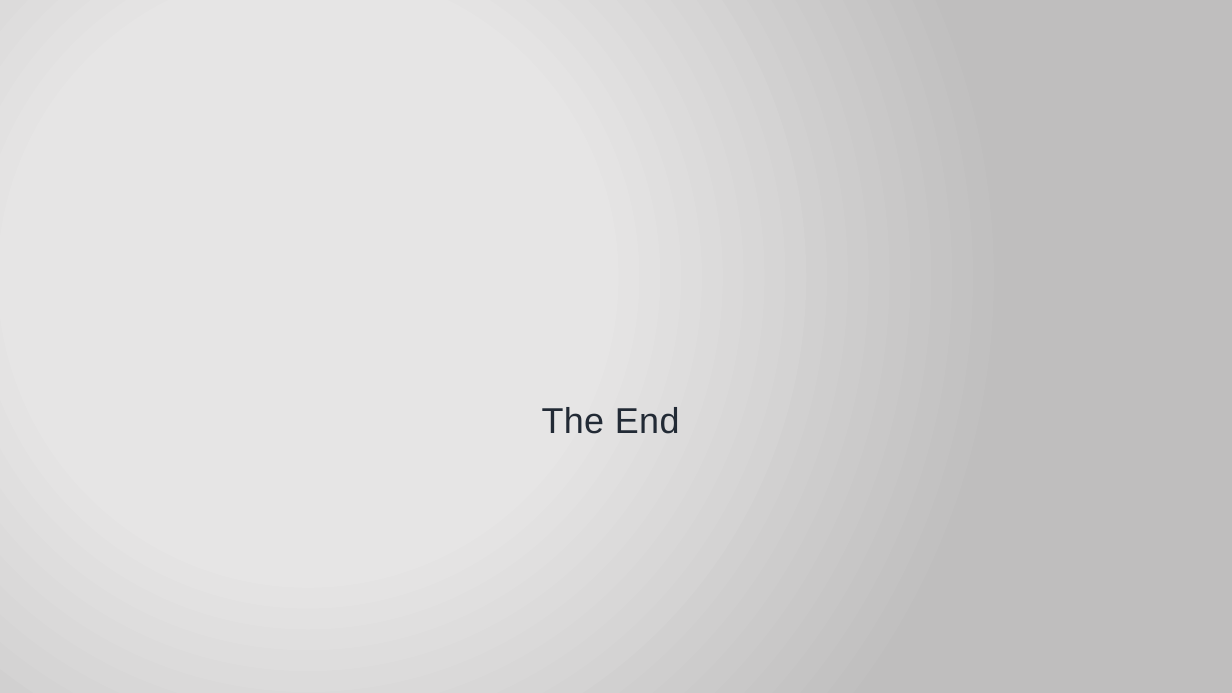
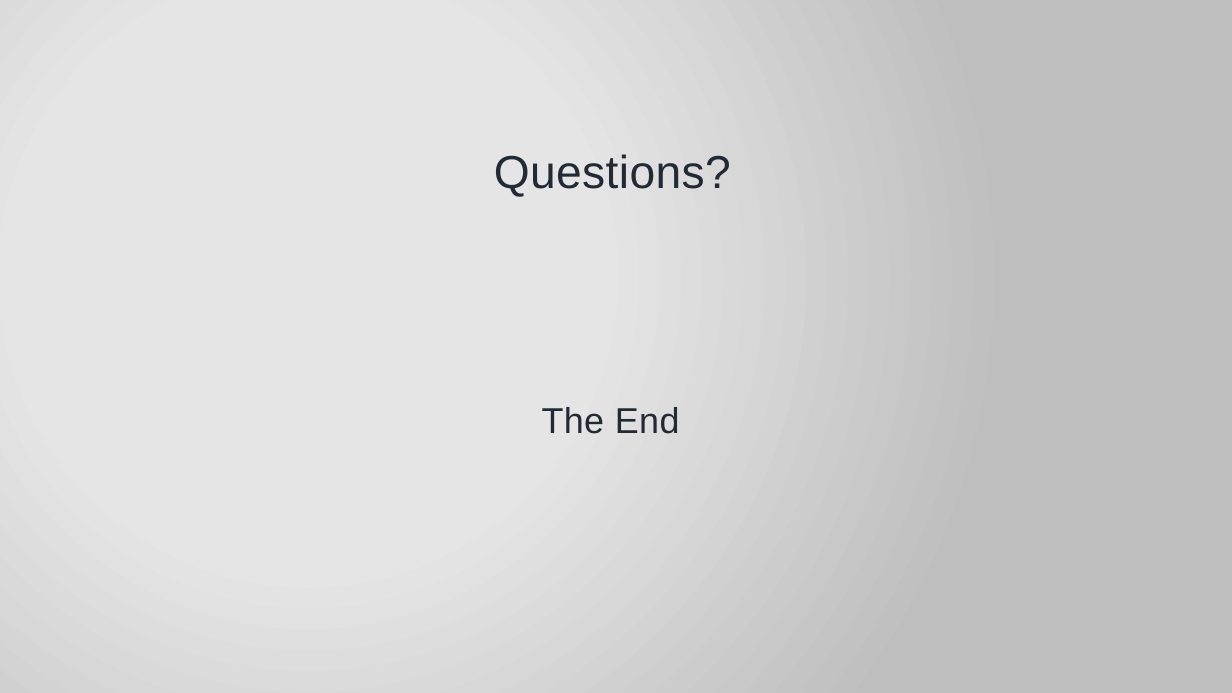
Before and after one commit to jonathan-r-jones/Composable-Batch-Files, a slide deck: slide 10 of jaws.pptx. Drawn at 1232x693 pixels with LibreOffice and Linux fonts; fonts in the diff are those of the drawing; background and template pictures are left out. Boxes give left, top, right and bottom in pixels: in the first picture for what was removed or moved away, otherwise in the second. Text is boxed around its words. In the diff, an @@ line names an element or a change of style, - is before the commit and + after.

```diff
--- a/jaws.pptx
+++ b/jaws.pptx
@@ text added at (494, 154, 731, 197), 36 pt, text #222A35 @@
+Questions?
```
Also in this commit, not shown: 5 other files.
